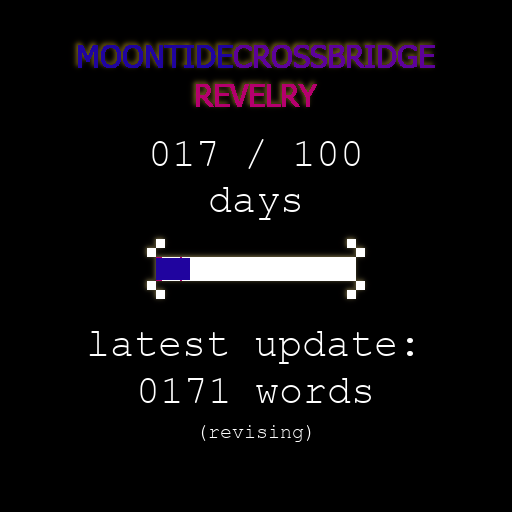
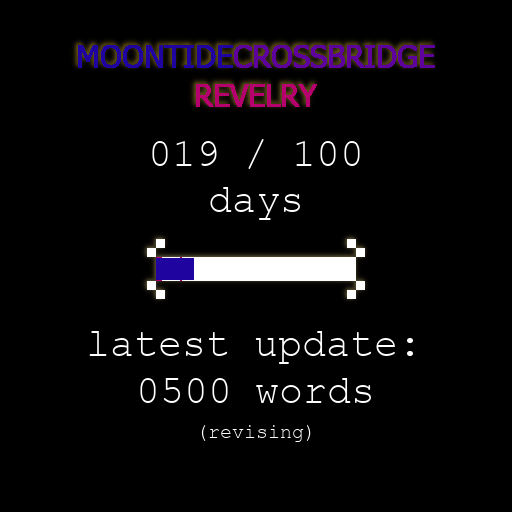
Layers edited between the first and the second w=512, h=512 image:
painted on "progress bar" over [190, 258, 194, 280]
painted on "XXX / 100" over [200, 141, 217, 166]
painted on "0000" over [163, 378, 228, 403]
